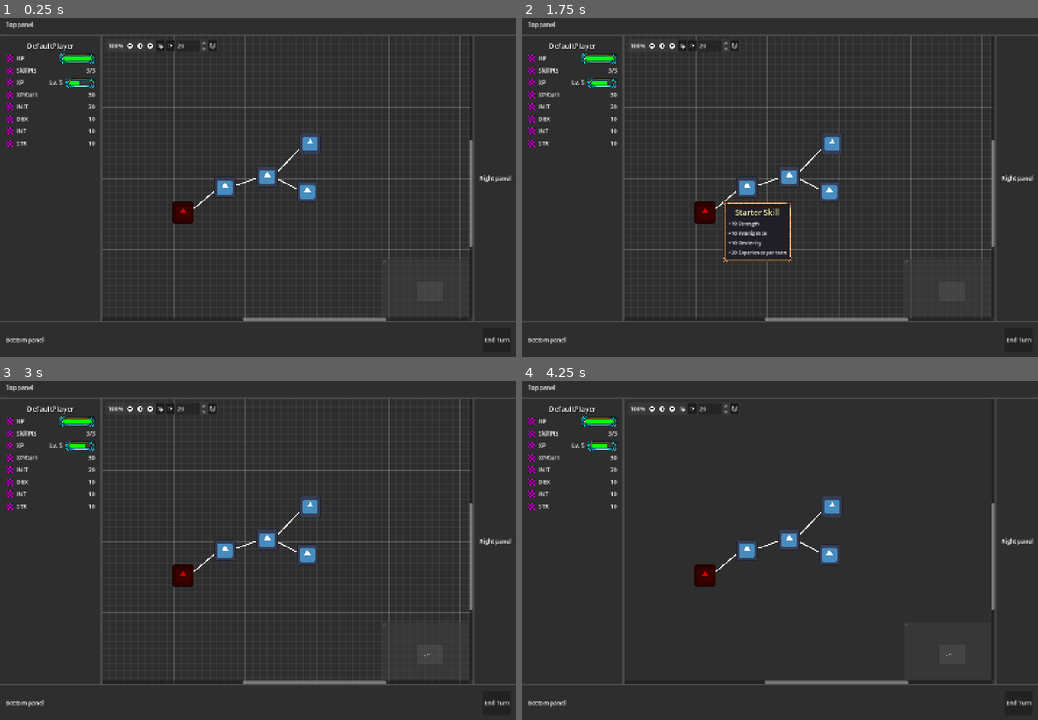
Above: before the commit, frames 1-4 (two rows, left to right).
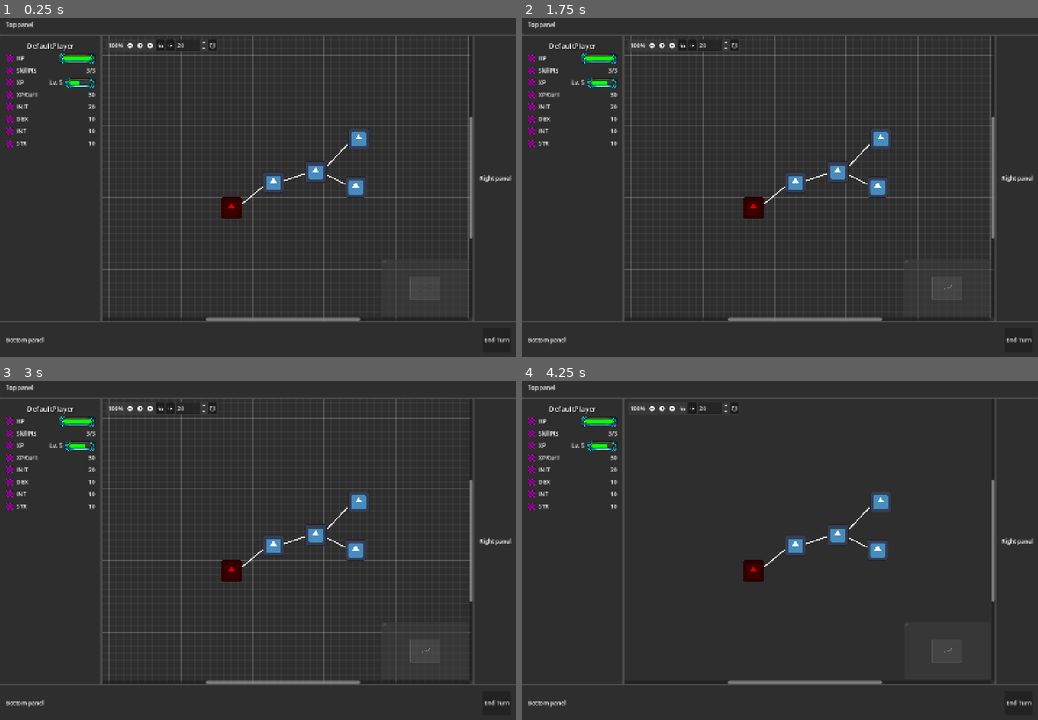
Above: after the commit, the same moments.

Repository: Koaieus/skill-tree-of-life
Game: Godot game, scene res://boot/boot.tscn
The game is run twice, just before and just after one commit, with the same random seed, the same clock (stepped at 60 frames per second) and the same inputs. Before the commit the project starts from res://main.tscn. The engine's default icon, where the game draws it, is replaced by a stand-in: a white triangle on a blue panel in a dark square.
Inputs (mouse positions are in pixels of both pictures, inside the frame that each line leads up to):
- Up to frame 1 (0.25 s): no input
- Up to frame 2 (1.75 s): click "End Turn" at 0.5 s; click (702, 211) at 1.27 s
- Up to frame 3 (3 s): click (129, 408) at 2 s; click (149, 408) at 2.75 s
- Up to frame 4 (4.25 s): click (681, 408) at 3.5 s

The runs differ from the first frame. In frame 1, 5.7% of the frame differs, in the area x 19-92%, y 5-90%; in frame 2, 6.6%; in frame 3, 5.6%; in frame 4, 2.6%.

Commit message:
Start implementing new GameRoot scene, booted by boot.gd

Diff:
--- a/boot/boot.gd
+++ b/boot/boot.gd
@@ -3,4 +3,4 @@
 
 func _ready():
 	# Load settings, apply window options, etc.
-	get_tree().change_scene("res://scenes/game_root.tscn")
+	get_tree().change_scene_to_file("res://scenes/game_root.tscn")
--- a/graph/tree_graph.tscn
+++ b/graph/tree_graph.tscn
@@ -1,8 +1,8 @@
 [gd_scene load_steps=4 format=3 uid="uid://cp7jtjmcxyxlm"]
 
 [ext_resource type="Script" uid="uid://dnl6no1h6mn5p" path="res://graph/tree_graph.gd" id="1_0sg4w"]
-[ext_resource type="PackedScene" uid="uid://bgj1th7lida6y" path="res://graph/navigator.tscn" id="2_kkew0"]
-[ext_resource type="PackedScene" uid="uid://blggy3l3728dn" path="res://autoload/turn_manager.tscn" id="3_skosc"]
+[ext_resource type="PackedScene" uid="uid://bgj1th7lida6y" path="res://systems/navigator.tscn" id="2_kkew0"]
+[ext_resource type="PackedScene" uid="uid://blggy3l3728dn" path="res://systems/turn_manager.tscn" id="3_skosc"]
 
 [node name="TreeGraph" type="GraphEdit"]
 anchors_preset = 15
--- a/main.tscn
+++ b/main.tscn
@@ -96,35 +96,35 @@
 [node name="Main" type="Node"]
 script = ExtResource("1_dg77c")
 
-[node name="GUI" type="VBoxContainer" parent="."]
+[node name="UI" type="VBoxContainer" parent="."]
 anchors_preset = 15
 anchor_right = 1.0
 anchor_bottom = 1.0
 grow_horizontal = 2
 grow_vertical = 2
 
-[node name="PanelContainerTop" type="PanelContainer" parent="GUI"]
-layout_mode = 2
-
-[node name="MarginContainer" type="MarginContainer" parent="GUI/PanelContainerTop"]
+[node name="PanelContainerTop" type="PanelContainer" parent="UI"]
+layout_mode = 2
+
+[node name="MarginContainer" type="MarginContainer" parent="UI/PanelContainerTop"]
 layout_mode = 2
 theme_override_constants/margin_left = 15
 theme_override_constants/margin_top = 15
 theme_override_constants/margin_right = 15
 theme_override_constants/margin_bottom = 15
 
-[node name="Label" type="Label" parent="GUI/PanelContainerTop/MarginContainer"]
+[node name="Label" type="Label" parent="UI/PanelContainerTop/MarginContainer"]
 layout_mode = 2
 text = "Top panel"
 
-[node name="HBoxContainer" type="HBoxContainer" parent="GUI"]
+[node name="HBoxContainer" type="HBoxContainer" parent="UI"]
 layout_mode = 2
 size_flags_vertical = 3
 
-[node name="StatsDisplay" parent="GUI/HBoxContainer" instance=ExtResource("2_efxa6")]
-layout_mode = 2
-
-[node name="TreeGraph" parent="GUI/HBoxContainer" instance=ExtResource("4_7mycd")]
+[node name="StatsDisplay" parent="UI/HBoxContainer" instance=ExtResource("2_efxa6")]
+layout_mode = 2
+
+[node name="TreeGraph" parent="UI/HBoxContainer" instance=ExtResource("4_7mycd")]
 unique_name_in_owner = true
 layout_mode = 2
 size_flags_horizontal = 3
@@ -155,7 +155,7 @@
 "to_port": 0
 }])
 
-[node name="Start" parent="GUI/HBoxContainer/TreeGraph" node_paths=PackedStringArray("neighbors", "local_entities") instance=ExtResource("5_lquwl")]
+[node name="Start" parent="UI/HBoxContainer/TreeGraph" node_paths=PackedStringArray("neighbors", "local_entities") instance=ExtResource("5_lquwl")]
 self_modulate = Color(1, 1, 1, 0)
 layout_mode = 0
 anchors_preset = 0
@@ -174,11 +174,11 @@
 neighbors = [NodePath("../Strength")]
 local_entities = [NodePath("Player")]
 
-[node name="Player" parent="GUI/HBoxContainer/TreeGraph/Start" instance=ExtResource("2_1bvp3")]
+[node name="Player" parent="UI/HBoxContainer/TreeGraph/Start" instance=ExtResource("2_1bvp3")]
 player_name = "DefaultPlayer"
 color = Color(0.835294, 0, 0, 1)
 
-[node name="Strength" parent="GUI/HBoxContainer/TreeGraph" node_paths=PackedStringArray("neighbors") instance=ExtResource("5_lquwl")]
+[node name="Strength" parent="UI/HBoxContainer/TreeGraph" node_paths=PackedStringArray("neighbors") instance=ExtResource("5_lquwl")]
 self_modulate = Color(1, 1, 1, 0)
 layout_mode = 0
 anchors_preset = 0
@@ -196,7 +196,7 @@
 modifiers = Array[ExtResource("6_5vw27")]([SubResource("Resource_dg77c")])
 neighbors = [NodePath("../Start"), NodePath("../StrInt")]
 
-[node name="StrInt" parent="GUI/HBoxContainer/TreeGraph" node_paths=PackedStringArray("neighbors") instance=ExtResource("5_lquwl")]
+[node name="StrInt" parent="UI/HBoxContainer/TreeGraph" node_paths=PackedStringArray("neighbors") instance=ExtResource("5_lquwl")]
 self_modulate = Color(1, 1, 1, 0)
 layout_mode = 0
 anchors_preset = 0
@@ -214,7 +214,7 @@
 modifiers = Array[ExtResource("6_5vw27")]([SubResource("Resource_ycdy4"), SubResource("Resource_yaehf")])
 neighbors = [NodePath("../Strength"), NodePath("../BigInt"), NodePath("../Dumb Force")]
 
-[node name="BigInt" parent="GUI/HBoxContainer/TreeGraph" node_paths=PackedStringArray("neighbors") instance=ExtResource("5_lquwl")]
+[node name="BigInt" parent="UI/HBoxContainer/TreeGraph" node_paths=PackedStringArray("neighbors") instance=ExtResource("5_lquwl")]
 self_modulate = Color(1, 1, 1, 0)
 layout_mode = 0
 anchors_preset = 0
@@ -232,7 +232,7 @@
 modifiers = Array[ExtResource("6_5vw27")]([SubResource("Resource_074og"), SubResource("Resource_82xsv")])
 neighbors = [NodePath("../StrInt")]
 
-[node name="Dumb Force" parent="GUI/HBoxContainer/TreeGraph" node_paths=PackedStringArray("neighbors") instance=ExtResource("5_lquwl")]
+[node name="Dumb Force" parent="UI/HBoxContainer/TreeGraph" node_paths=PackedStringArray("neighbors") instance=ExtResource("5_lquwl")]
 self_modulate = Color(1, 1, 1, 0)
 layout_mode = 0
 anchors_preset = 0
@@ -250,40 +250,40 @@
 modifiers = Array[ExtResource("6_5vw27")]([SubResource("Resource_4c57u"), SubResource("Resource_getpj")])
 neighbors = [NodePath("../StrInt")]
 
-[node name="PanelContainerRight" type="PanelContainer" parent="GUI/HBoxContainer"]
-layout_mode = 2
-
-[node name="MarginContainer" type="MarginContainer" parent="GUI/HBoxContainer/PanelContainerRight"]
+[node name="PanelContainerRight" type="PanelContainer" parent="UI/HBoxContainer"]
+layout_mode = 2
+
+[node name="MarginContainer" type="MarginContainer" parent="UI/HBoxContainer/PanelContainerRight"]
 layout_mode = 2
 theme_override_constants/margin_left = 15
 theme_override_constants/margin_top = 15
 theme_override_constants/margin_right = 15
 theme_override_constants/margin_bottom = 15
 
-[node name="Label" type="Label" parent="GUI/HBoxContainer/PanelContainerRight/MarginContainer"]
+[node name="Label" type="Label" parent="UI/HBoxContainer/PanelContainerRight/MarginContainer"]
 layout_mode = 2
 text = "Right panel"
 
-[node name="PanelContainerBottom" type="PanelContainer" parent="GUI"]
+[node name="PanelContainerBottom" type="PanelContainer" parent="UI"]
 custom_minimum_size = Vector2(0, 100)
 layout_mode = 2
 
-[node name="MarginContainer" type="MarginContainer" parent="GUI/PanelContainerBottom"]
+[node name="MarginContainer" type="MarginContainer" parent="UI/PanelContainerBottom"]
 layout_mode = 2
 theme_override_constants/margin_left = 15
 theme_override_constants/margin_top = 15
 theme_override_constants/margin_right = 15
 theme_override_constants/margin_bottom = 15
 
-[node name="HBoxContainer" type="HBoxContainer" parent="GUI/PanelContainerBottom/MarginContainer"]
-layout_mode = 2
-
-[node name="Label" type="Label" parent="GUI/PanelContainerBottom/MarginContainer/HBoxContainer"]
+[node name="HBoxContainer" type="HBoxContainer" parent="UI/PanelContainerBottom/MarginContainer"]
+layout_mode = 2
+
+[node name="Label" type="Label" parent="UI/PanelContainerBottom/MarginContainer/HBoxContainer"]
 layout_mode = 2
 size_flags_horizontal = 3
 text = "Bottom panel"
 
-[node name="EndTurnButton" parent="GUI/PanelContainerBottom/MarginContainer/HBoxContainer" instance=ExtResource("12_ycdy4")]
+[node name="EndTurnButton" parent="UI/PanelContainerBottom/MarginContainer/HBoxContainer" instance=ExtResource("12_ycdy4")]
 layout_mode = 2
 
 [node name="Skills" parent="." instance=ExtResource("7_5vw27")]
--- a/project.godot
+++ b/project.godot
@@ -11,7 +11,7 @@
 [application]
 
 config/name="Skill Tree of Life"
-run/main_scene="uid://cifdsy0tgbjj2"
+run/main_scene="uid://bec1d4lmjw1l1"
 config/features=PackedStringArray("4.4", "Forward Plus")
 config/icon="res://icon.svg"
 
--- a/scenes/game_root.tscn
+++ b/scenes/game_root.tscn
@@ -1,18 +1,318 @@
-[gd_scene load_steps=2 format=3 uid="uid://c32gtps8w0e84"]
+[gd_scene load_steps=26 format=3 uid="uid://c32gtps8w0e84"]
 
 [ext_resource type="Script" uid="uid://dadsh6eqabjcg" path="res://scenes/game_root.gd" id="1_78s5d"]
+[ext_resource type="PackedScene" uid="uid://blggy3l3728dn" path="res://systems/turn_manager.tscn" id="2_i7pw8"]
+[ext_resource type="PackedScene" uid="uid://cp7jtjmcxyxlm" path="res://graph/tree_graph.tscn" id="2_ywsqi"]
+[ext_resource type="PackedScene" uid="uid://dxsj4sc2n6kcm" path="res://tree_node.tscn" id="3_i7pw8"]
+[ext_resource type="Script" uid="uid://c4wli7tfhudjl" path="res://stat_system/modifier/_number_stat_modifier.gd" id="4_x5456"]
+[ext_resource type="Script" uid="uid://cfpnfqaij275b" path="res://stat_system/modifier/int_stat_modifier.gd" id="5_6puu6"]
+[ext_resource type="Script" uid="uid://cehpx155ql87x" path="res://stats/list/str_stat.gd" id="6_k6861"]
+[ext_resource type="Script" uid="uid://chokoff1ki83w" path="res://stats/list/int_stat.gd" id="7_x42w8"]
+[ext_resource type="Script" uid="uid://gj017hef4u2b" path="res://stats/list/dex_stat.gd" id="8_1vvmy"]
+[ext_resource type="Script" uid="uid://b2ju8klaorw55" path="res://stats/list/exp_gain_stat.gd" id="9_0aloa"]
+[ext_resource type="PackedScene" uid="uid://tm13xqmslpor" path="res://player.tscn" id="10_35vvr"]
+[ext_resource type="Script" uid="uid://cjce8d5f3u662" path="res://stat_system/modifier/incremental_stat_modifier.gd" id="11_so1mv"]
+[ext_resource type="PackedScene" uid="uid://de731pyqvgh25" path="res://ui/stats_panel/stats_panel.tscn" id="12_6y7e7"]
+[ext_resource type="PackedScene" uid="uid://symm61ggw3xx" path="res://ui/end_turn_button.tscn" id="13_0ns5a"]
+
+[sub_resource type="Resource" id="Resource_w48qg"]
+script = ExtResource("5_6puu6")
+operation_value = 10
+operation = 10
+stat_key = ExtResource("6_k6861")
+metadata/_custom_type_script = "uid://cfpnfqaij275b"
+
+[sub_resource type="Resource" id="Resource_vivmo"]
+script = ExtResource("5_6puu6")
+operation_value = 10
+operation = 10
+stat_key = ExtResource("7_x42w8")
+metadata/_custom_type_script = "uid://cfpnfqaij275b"
+
+[sub_resource type="Resource" id="Resource_2cqfq"]
+script = ExtResource("5_6puu6")
+operation_value = 10
+operation = 10
+stat_key = ExtResource("8_1vvmy")
+metadata/_custom_type_script = "uid://cfpnfqaij275b"
+
+[sub_resource type="Resource" id="Resource_cegan"]
+script = ExtResource("5_6puu6")
+operation_value = 20
+operation = 10
+stat_key = ExtResource("9_0aloa")
+metadata/_custom_type_script = "uid://cfpnfqaij275b"
+
+[sub_resource type="Resource" id="Resource_dg77c"]
+script = ExtResource("5_6puu6")
+operation_value = 10
+operation = 10
+stat_key = ExtResource("6_k6861")
+metadata/_custom_type_script = "uid://cfpnfqaij275b"
+
+[sub_resource type="Resource" id="Resource_ycdy4"]
+script = ExtResource("5_6puu6")
+operation_value = 10
+operation = 10
+stat_key = ExtResource("6_k6861")
+metadata/_custom_type_script = "uid://cfpnfqaij275b"
+
+[sub_resource type="Resource" id="Resource_yaehf"]
+script = ExtResource("5_6puu6")
+operation_value = 10
+operation = 10
+stat_key = ExtResource("7_x42w8")
+metadata/_custom_type_script = "uid://cfpnfqaij275b"
+
+[sub_resource type="Resource" id="Resource_074og"]
+script = ExtResource("5_6puu6")
+operation_value = 20
+operation = 10
+stat_key = ExtResource("7_x42w8")
+metadata/_custom_type_script = "uid://cfpnfqaij275b"
+
+[sub_resource type="Resource" id="Resource_82xsv"]
+script = ExtResource("11_so1mv")
+operation_value = 50
+operation = null
+stat_key = ExtResource("7_x42w8")
+metadata/_custom_type_script = "uid://cjce8d5f3u662"
+
+[sub_resource type="Resource" id="Resource_4c57u"]
+script = ExtResource("5_6puu6")
+operation_value = 20
+operation = 10
+stat_key = ExtResource("6_k6861")
+metadata/_custom_type_script = "uid://cfpnfqaij275b"
+
+[sub_resource type="Resource" id="Resource_ywsqi"]
+resource_local_to_scene = true
+script = ExtResource("11_so1mv")
+operation_value = 50
+operation = 20
+stat_key = ExtResource("7_x42w8")
+metadata/_custom_type_script = "uid://cjce8d5f3u662"
 
 [node name="GameRoot" type="Node"]
 script = ExtResource("1_78s5d")
 
+[node name="TurnManager" parent="." instance=ExtResource("2_i7pw8")]
+
 [node name="LevelLayer" type="Control" parent="."]
 layout_mode = 3
-anchors_preset = 0
-offset_right = 40.0
-offset_bottom = 40.0
+anchors_preset = 15
+anchor_right = 1.0
+anchor_bottom = 1.0
+grow_horizontal = 2
+grow_vertical = 2
+
+[node name="TreeGraph" parent="LevelLayer" instance=ExtResource("2_ywsqi")]
+unique_name_in_owner = true
+layout_mode = 2
+anchors_preset = 0
+anchor_right = 0.0
+anchor_bottom = 0.0
+offset_left = 284.0
+offset_top = 57.0
+offset_right = 1318.0
+offset_bottom = 856.0
+size_flags_horizontal = 3
+scroll_offset = Vector2(-420, -254)
+connection_lines_curvature = 0.3
+connections = Array[Dictionary]([{
+"from_node": &"Start",
+"from_port": 0,
+"keep_alive": false,
+"to_node": &"Strength",
+"to_port": 0
+}, {
+"from_node": &"Strength",
+"from_port": 0,
+"keep_alive": false,
+"to_node": &"StrInt",
+"to_port": 0
+}, {
+"from_node": &"StrInt",
+"from_port": 0,
+"keep_alive": false,
+"to_node": &"BigInt",
+"to_port": 0
+}, {
+"from_node": &"StrInt",
+"from_port": 0,
+"keep_alive": true,
+"to_node": &"Dumb Force",
+"to_port": 0
+}])
+
+[node name="Start" parent="LevelLayer/TreeGraph" node_paths=PackedStringArray("neighbors", "local_entities") instance=ExtResource("3_i7pw8")]
+self_modulate = Color(1, 1, 1, 0)
+layout_mode = 0
+anchors_preset = 0
+anchor_top = 0.0
+anchor_right = 0.0
+anchor_bottom = 0.0
+offset_left = 322.0
+offset_top = 453.0
+offset_right = 401.0
+offset_bottom = 533.0
+mouse_filter = 1
+theme_override_constants/port_h_offset = 30
+position_offset = Vector2(-98, 199)
+title = "Starter Skill"
+modifiers = Array[ExtResource("4_x5456")]([SubResource("Resource_w48qg"), SubResource("Resource_vivmo"), SubResource("Resource_2cqfq"), SubResource("Resource_cegan")])
+neighbors = [NodePath("../Strength")]
+local_entities = [NodePath("Player")]
+
+[node name="Player" parent="LevelLayer/TreeGraph/Start" instance=ExtResource("10_35vvr")]
+player_name = "DefaultPlayer"
+color = Color(0.835294, 0, 0, 1)
+
+[node name="Strength" parent="LevelLayer/TreeGraph" node_paths=PackedStringArray("neighbors") instance=ExtResource("3_i7pw8")]
+self_modulate = Color(1, 1, 1, 0)
+layout_mode = 0
+anchors_preset = 0
+anchor_top = 0.0
+anchor_right = 0.0
+anchor_bottom = 0.0
+offset_left = 448.0
+offset_top = 382.0
+offset_right = 508.0
+offset_bottom = 462.0
+mouse_filter = 1
+theme_override_constants/port_h_offset = 30
+position_offset = Vector2(28, 128)
+title = "Strength"
+modifiers = Array[ExtResource("4_x5456")]([SubResource("Resource_dg77c")])
+neighbors = [NodePath("../Start"), NodePath("../StrInt")]
+
+[node name="StrInt" parent="LevelLayer/TreeGraph" node_paths=PackedStringArray("neighbors") instance=ExtResource("3_i7pw8")]
+self_modulate = Color(1, 1, 1, 0)
+layout_mode = 0
+anchors_preset = 0
+anchor_top = 0.0
+anchor_right = 0.0
+anchor_bottom = 0.0
+offset_left = 566.0
+offset_top = 352.0
+offset_right = 626.0
+offset_bottom = 432.0
+mouse_filter = 1
+theme_override_constants/port_h_offset = 30
+position_offset = Vector2(146, 98)
+title = "Str + Int"
+modifiers = Array[ExtResource("4_x5456")]([SubResource("Resource_ycdy4"), SubResource("Resource_yaehf")])
+neighbors = [NodePath("../Strength"), NodePath("../BigInt"), NodePath("../Dumb Force")]
+
+[node name="BigInt" parent="LevelLayer/TreeGraph" node_paths=PackedStringArray("neighbors") instance=ExtResource("3_i7pw8")]
+self_modulate = Color(1, 1, 1, 0)
+layout_mode = 0
+anchors_preset = 0
+anchor_top = 0.0
+anchor_right = 0.0
+anchor_bottom = 0.0
+offset_left = 683.0
+offset_top = 260.0
+offset_right = 749.0
+offset_bottom = 340.0
+mouse_filter = 1
+theme_override_constants/port_h_offset = 33
+position_offset = Vector2(263, 6)
+title = "Big Smart"
+modifiers = Array[ExtResource("4_x5456")]([SubResource("Resource_074og"), SubResource("Resource_82xsv")])
+neighbors = [NodePath("../StrInt")]
+
+[node name="Dumb Force" parent="LevelLayer/TreeGraph" node_paths=PackedStringArray("neighbors") instance=ExtResource("3_i7pw8")]
+self_modulate = Color(1, 1, 1, 0)
+layout_mode = 0
+anchors_preset = 0
+anchor_top = 0.0
+anchor_right = 0.0
+anchor_bottom = 0.0
+offset_left = 667.0
+offset_top = 394.0
+offset_right = 749.0
+offset_bottom = 474.0
+mouse_filter = 1
+theme_override_constants/port_h_offset = 64
+position_offset = Vector2(247, 140)
+title = "Dumb Force"
+modifiers = Array[ExtResource("4_x5456")]([SubResource("Resource_4c57u"), SubResource("Resource_ywsqi")])
+neighbors = [NodePath("../StrInt")]
 
 [node name="UILayer" type="Control" parent="."]
 layout_mode = 3
-anchors_preset = 0
-offset_right = 40.0
-offset_bottom = 40.0
+anchors_preset = 15
+anchor_right = 1.0
+anchor_bottom = 1.0
+grow_horizontal = 2
+grow_vertical = 2
+mouse_filter = 2
+
+[node name="VBoxContainer" type="VBoxContainer" parent="UILayer"]
+layout_mode = 1
+anchors_preset = 15
+anchor_right = 1.0
+anchor_bottom = 1.0
+grow_horizontal = 2
+grow_vertical = 2
+mouse_filter = 2
+
+[node name="PanelContainerTop" type="PanelContainer" parent="UILayer/VBoxContainer"]
+layout_mode = 2
+
+[node name="MarginContainer" type="MarginContainer" parent="UILayer/VBoxContainer/PanelContainerTop"]
+layout_mode = 2
+theme_override_constants/margin_left = 15
+theme_override_constants/margin_top = 15
+theme_override_constants/margin_right = 15
+theme_override_constants/margin_bottom = 15
+
+[node name="Label" type="Label" parent="UILayer/VBoxContainer/PanelContainerTop/MarginContainer"]
+layout_mode = 2
+text = "Top panel"
+
+[node name="HBoxContainer" type="HBoxContainer" parent="UILayer/VBoxContainer"]
+layout_mode = 2
+size_flags_vertical = 3
+mouse_filter = 2
+
+[node name="StatsPanel" parent="UILayer/VBoxContainer/HBoxContainer" instance=ExtResource("12_6y7e7")]
+layout_mode = 2
+
+[node name="PanelContainerRight" type="PanelContainer" parent="UILayer/VBoxContainer/HBoxContainer"]
+layout_mode = 2
+size_flags_horizontal = 10
+
+[node name="MarginContainer" type="MarginContainer" parent="UILayer/VBoxContainer/HBoxContainer/PanelContainerRight"]
+layout_mode = 2
+theme_override_constants/margin_left = 15
+theme_override_constants/margin_top = 15
+theme_override_constants/margin_right = 15
+theme_override_constants/margin_bottom = 15
+
+[node name="Label" type="Label" parent="UILayer/VBoxContainer/HBoxContainer/PanelContainerRight/MarginContainer"]
+layout_mode = 2
+text = "Right panel"
+
+[node name="PanelContainerBottom" type="PanelContainer" parent="UILayer/VBoxContainer"]
+custom_minimum_size = Vector2(0, 100)
+layout_mode = 2
+
+[node name="MarginContainer" type="MarginContainer" parent="UILayer/VBoxContainer/PanelContainerBottom"]
+layout_mode = 2
+theme_override_constants/margin_left = 15
+theme_override_constants/margin_top = 15
+theme_override_constants/margin_right = 15
+theme_override_constants/margin_bottom = 15
+
+[node name="HBoxContainer" type="HBoxContainer" parent="UILayer/VBoxContainer/PanelContainerBottom/MarginContainer"]
+layout_mode = 2
+
+[node name="Label" type="Label" parent="UILayer/VBoxContainer/PanelContainerBottom/MarginContainer/HBoxContainer"]
+layout_mode = 2
+size_flags_horizontal = 3
+text = "Bottom panel"
+
+[node name="EndTurnButton" parent="UILayer/VBoxContainer/PanelContainerBottom/MarginContainer/HBoxContainer" instance=ExtResource("13_0ns5a")]
+layout_mode = 2
--- a/graph/navigator.tscn
+++ b/systems/navigator.tscn
@@ -1,6 +1,6 @@
 [gd_scene load_steps=2 format=3 uid="uid://bgj1th7lida6y"]
 
-[ext_resource type="Script" uid="uid://dqogoeips47oo" path="res://graph/navigator.gd" id="1_ilfma"]
+[ext_resource type="Script" uid="uid://dqogoeips47oo" path="res://systems/navigator.gd" id="1_ilfma"]
 
 [node name="Navigator" type="Node"]
 script = ExtResource("1_ilfma")
--- a/autoload/turn_manager.tscn
+++ b/systems/turn_manager.tscn
@@ -1,6 +1,6 @@
 [gd_scene load_steps=2 format=3 uid="uid://blggy3l3728dn"]
 
-[ext_resource type="Script" uid="uid://b3k0fie808t5c" path="res://autoload/turn_manager.gd" id="1_k4nb4"]
+[ext_resource type="Script" uid="uid://b3k0fie808t5c" path="res://systems/turn_manager.gd" id="1_k4nb4"]
 
 [node name="TurnManager" type="Node"]
 script = ExtResource("1_k4nb4")
Renamed: graph/navigator.gd -> systems/navigator.gd
Renamed: graph/navigator.gd.uid -> systems/navigator.gd.uid
Renamed: autoload/turn_manager.gd -> systems/turn_manager.gd
Renamed: autoload/turn_manager.gd.uid -> systems/turn_manager.gd.uid
